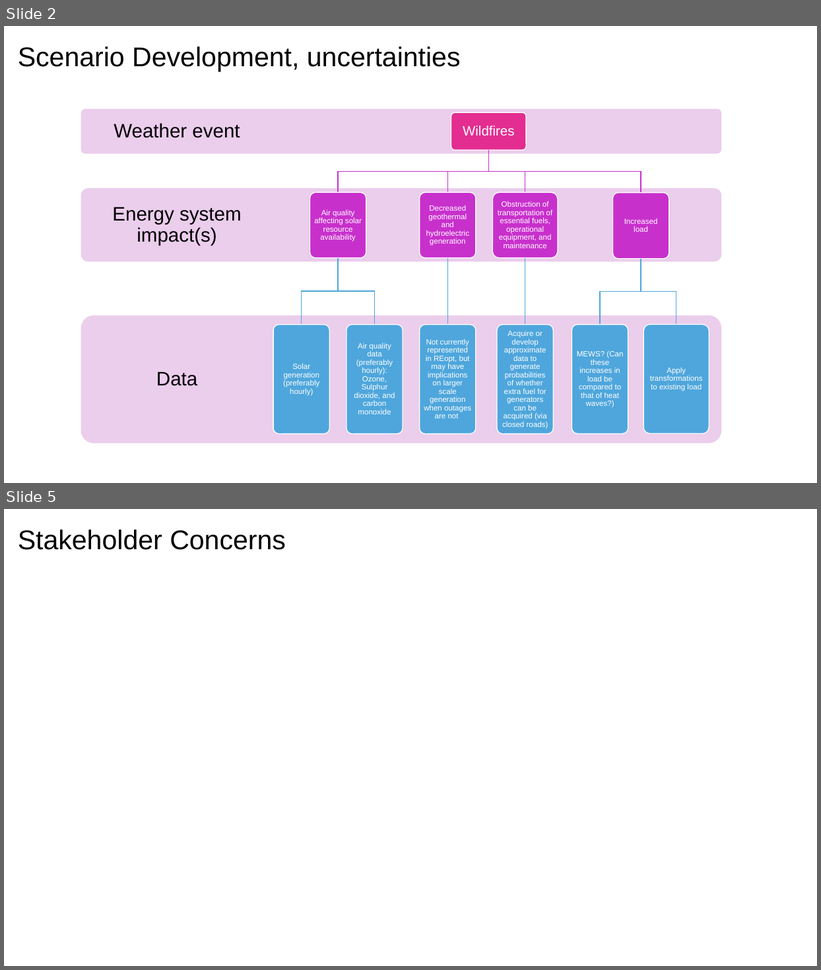
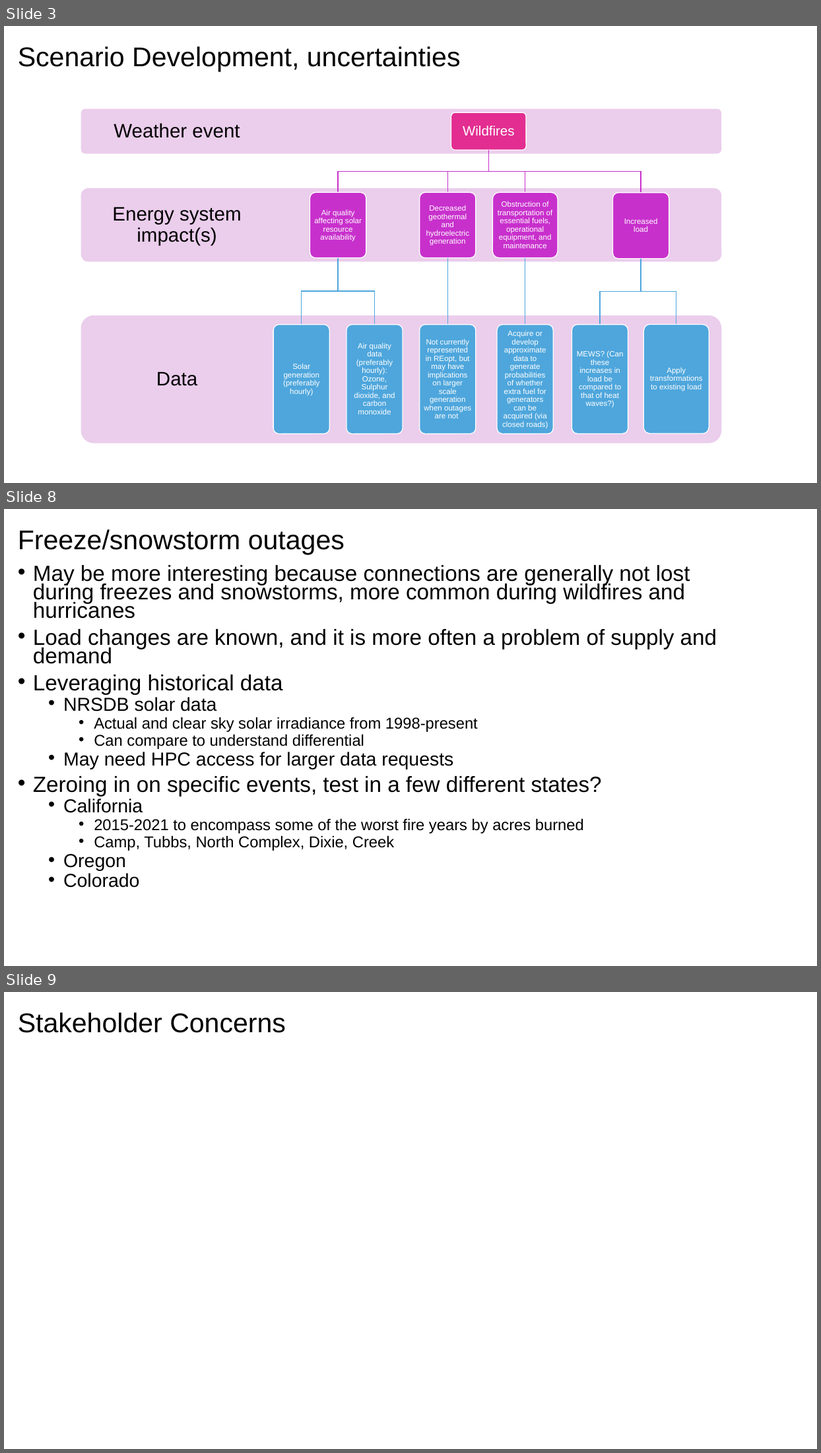
Before and after one commit to madelinemacmillan/PhD, a slide deck: ProcessDiagram.pptx. Shown one above the other, each under a label of ours: slides 2 and 5 before the commit, slides 3, 8 and 9 after it; the slides between them are not shown. The pictures are 821x970 and 821x1453 pixels, drawn with LibreOffice and Linux fonts; fonts in the diff are those of the drawing. Boxes give left, top, right and bottom in pixels: in the first picture for what was removed or moved away, otherwise in the second. Text is boxed around its words. In the diff, an @@ line names an element or a change of style, - is before the commit and + after.

```diff
--- a/ProcessDiagram.pptx
+++ b/ProcessDiagram.pptx
@@ slide 8 added at <box>4,509,817,966</box>, background #FFFFFF @@
@@ title added at <box>18,529,345,555</box>, 32 pt, text #000000 @@
+Freeze/snowstorm outages
@@ text added at <box>33,565,717,888</box>, 25.9 pt, text #000000 @@
+• May be more interesting because connections are generally not lost during freezes and snowstorms, more common during wildfires and hurricanes
+• Load changes are known, and it is more often a problem of supply and demand
+• Leveraging historical data
+  • NRSDB solar data
+    • Actual and clear sky solar irradiance from 1998-present
+    • Can compare to understand differential
+  • May need HPC access for larger data requests
+• Zeroing in on specific events, test in a few different states?
+  • California
+    • 2015-2021 to encompass some of the worst fire years by acres burned
+    • Camp, Tubbs, North Complex, Dixie, Creek
+  • Oregon
+  • Colorado
@@ what was slide 2 is now slide 3 @@
@@ what was slide 5 is now slide 9 @@
```
Also in this commit, not shown: 3 slides changed, 4 other slides added, 1 slide removed, 6 other files.
